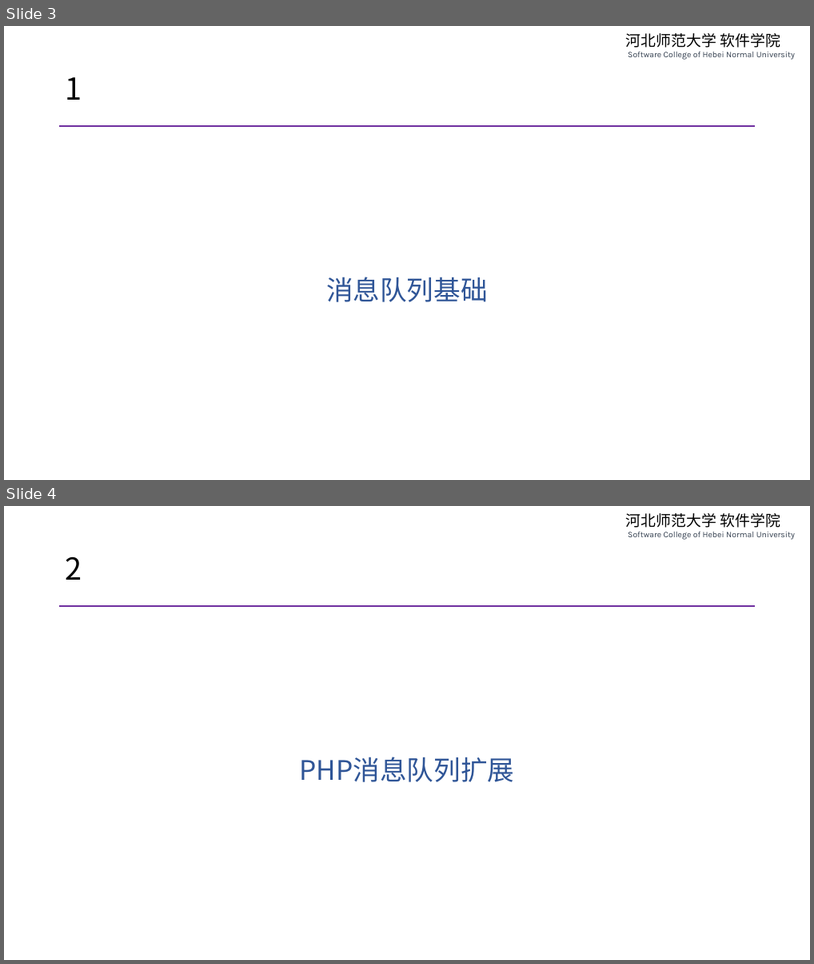
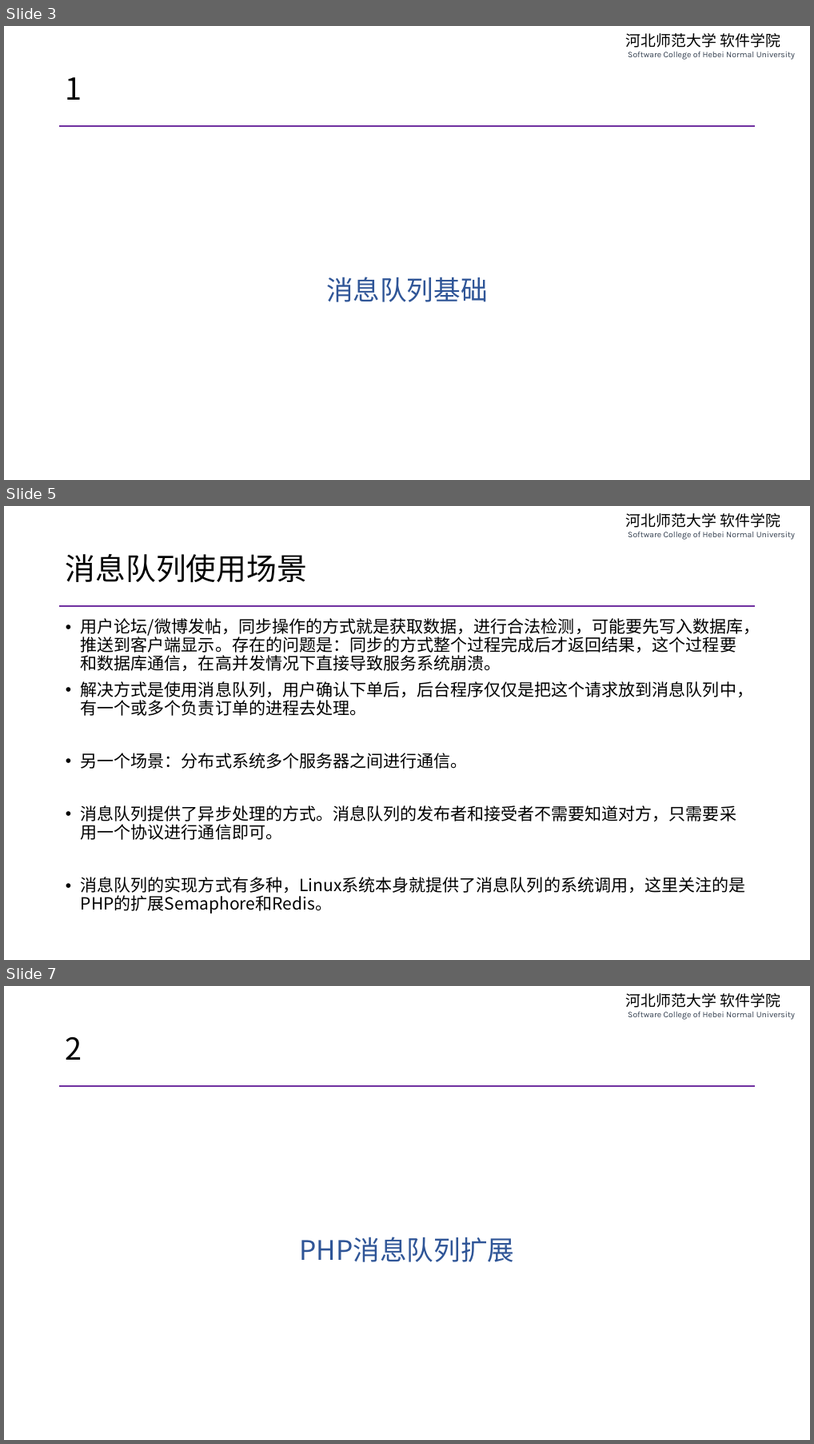
Before and after one commit to edu2act/course-php-serverside-development-on-linux, a slide deck: materials/slides/ch07-message-queue.pptx. Shown one above the other, each under a label of ours: slides 3 and 4 before the commit, slides 3, 5 and 7 after it; the slides between them are not shown. The pictures are 814x964 and 814x1444 pixels, drawn with LibreOffice and Linux fonts; fonts in the diff are those of the drawing. Boxes give left, top, right and bottom in pixels: in the first picture for what was removed or moved away, otherwise in the second. Text is boxed around its words. In the diff, an @@ line names an element or a change of style, - is before the commit and + after.

```diff
--- a/materials/slides/ch07-message-queue.pptx
+++ b/materials/slides/ch07-message-queue.pptx
@@ slide 5 added at bbox=[4, 506, 810, 960], background #FFFFFF; not listed: 2 template elements that a slide beside it also shows @@
@@ title added at bbox=[66, 554, 307, 583], 36 pt, text #000000 @@
+消息队列使用场景
@@ text added at bbox=[81, 618, 761, 913], 20 pt, text #000000 @@
+• 用户论坛/微博发帖，同步操作的方式就是获取数据，进行合法检测，可能要先写入数据库，推送到客户端显示。存在的问题是：同步的方式整个过程完成后才返回结果，这个过程要和数据库通信，在高并发情况下直接导致服务系统崩溃。
+• 解决方式是使用消息队列，用户确认下单后，后台程序仅仅是把这个请求放到消息队列中，有一个或多个负责订单的进程去处理。
+• 另一个场景：分布式系统多个服务器之间进行通信。
+• 消息队列提供了异步处理的方式。消息队列的发布者和接受者不需要知道对方，只需要采用一个协议进行通信即可。
+• 消息队列的实现方式有多种，Linux系统本身就提供了消息队列的系统调用，这里关注的是PHP的扩展Semaphore和Redis。
@@ what was slide 4 is now slide 7 @@
```
Also in this commit, not shown: 3 slides changed, 6 other slides added, 10 other files.
